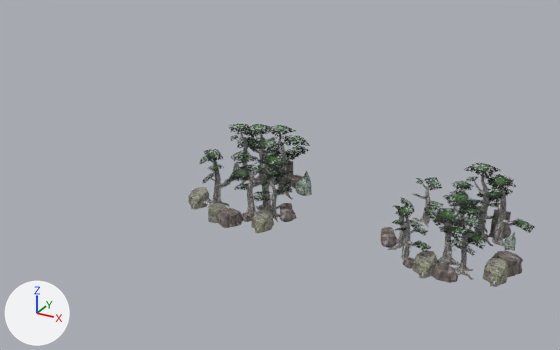
A saved change to the glTF model game/levels/level_01/sm_meda_terrain_objects.gltf.
Camera for both pictures: a camera (50 mm lens) standing at (43.4, -157.8, 88.1) and looking at (-44.2, 1.5, 8.5). Every picture has the same lights, and +X, +Y and +Z are marked at lower left. Where no turn or scale is listed for an object, it has been applied to the vertices.

In view in the first picture: 'Rock_2', 'Rock_7', 'Tree_1', 'Tree_11', 'Tree_12', 'Tree_13', 'Tree_14', 'Tree_16', 'Tree_3', 'Tree_4', 'Tree_5', 'Tree_9'.
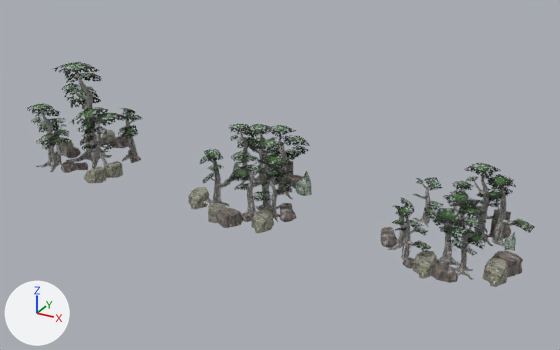
Location of each change, (x1, y1, x2, y2) in pixels of the pictures (560 x 350 px):
'Tree_13.001', added: after (55, 62, 129, 168)
'Tree_13.002', added: after (27, 104, 72, 172)
'Tree_16.001', added: after (118, 108, 142, 162)
'Tree_11.001', added: after (80, 126, 118, 168)
'Rock_17.001', added: after (84, 166, 106, 183)
'Rock_17.003', added: after (104, 161, 123, 178)
'Tree_13.003', added: after (43, 118, 69, 157)
'Rock_15.001', added: after (112, 135, 129, 148)
'Rock_17.005', added: after (102, 130, 115, 146)
'Rock_15.004', added: after (61, 161, 76, 173)
'Rock_15.005', added: after (66, 147, 81, 158)
'Rock_17.002', added: after (56, 141, 74, 154)
'Tree_16.002', added: after (82, 118, 107, 148)
'Rock_15.003', added: after (75, 162, 88, 170)
'Rock_14.002', added: after (130, 156, 141, 163)
'Rock_14.001', added: after (128, 150, 137, 156)

The change, as a list of edits to the scene's bpy script:
```text
Add ob_rock_15_005:
    ob_rock_15_005 = bpy.data.objects.new('Rock_15.005', me_cube_032)  # 93 vertices, 170 faces; spans x -1.99..1.74, y -2.38..2.14, z -0.59..2.23; in mat_material_022 (picture img_tex_rock_5)
    ob_rock_15_005.location = (-114.8, 1.5, 0.3)
Add ob_tree_16_002:
    ob_tree_16_002 = bpy.data.objects.new('Tree_16.002', me_mesh_024)  # 356 vertices, 514 faces; spans x -3.65..2.97, y -4.54..2.14, z -0.46..9.67; in mat_branch_020 (picture img_tex_branch_1), mat_leaves_020 (picture img_tex_leaves_1), mat_bark_020 (picture img_tex_tree_1)
    ob_tree_16_002.location = (-112.4, 10.8, 0.4)
Add ob_tree_13_003:
    ob_tree_13_003 = bpy.data.objects.new('Tree_13.003', me_mesh_023)  # 393 vertices, 606 faces; spans x -4.21..3.7, y -5.32..5.7, z -0.52..11.36; in mat_bark_019 (picture img_tex_tree_1), mat_branch_019 (picture img_tex_branch_1), mat_leaves_019 (picture img_tex_leaves_1)
    ob_tree_13_003.location = (-117.6, -1.7, 1.0)
Add ob_tree_13_002:
    ob_tree_13_002 = bpy.data.objects.new('Tree_13.002', me_mesh_022)  # 393 vertices, 606 faces; spans x -7.5..8.8, y -7.2..6.4, z -0.8..18.5; in mat_bark_018 (picture img_tex_tree_1), mat_branch_018 (picture img_tex_branch_1), mat_leaves_018 (picture img_tex_leaves_1)
    ob_tree_13_002.location = (-112.4, -8.8, 1.3)
Add ob_tree_16_001:
    ob_tree_16_001 = bpy.data.objects.new('Tree_16.001', me_mesh_021)  # 356 vertices, 514 faces; spans x -7.4..3.5, y -4.8..5.5, z -0.7..15.5; in mat_branch_017 (picture img_tex_branch_1), mat_leaves_017 (picture img_tex_leaves_1), mat_bark_017 (picture img_tex_tree_1)
    ob_tree_16_001.location = (-99.1, 10.5, 0.1)
Add ob_rock_15_004:
    ob_rock_15_004 = bpy.data.objects.new('Rock_15.004', me_cube_031)  # 93 vertices, 170 faces; spans x -2.12..2.31, y -2.05..1.42, z -0.37..2.24; in mat_material_021 (picture img_tex_rock_5)
    ob_rock_15_004.location = (-107.6, -8.4, 0.8)
Add ob_rock_15_003:
    ob_rock_15_003 = bpy.data.objects.new('Rock_15.003', me_cube_030)  # 93 vertices, 170 faces; spans x -2.17..2.17, y -1.77..2.34, z -0.71..2.23; in mat_material_020 (picture img_tex_rock_5)
    ob_rock_15_003.location = (-105.5, -6.1, 0.2)
Add ob_rock_15_002:
    ob_rock_15_002 = bpy.data.objects.new('Rock_15.002', me_cube_029)  # 93 vertices, 170 faces; spans x -2.51..2.44, y -2.66..2.9, z -0.89..2.8; in mat_material_019 (picture img_tex_rock_5)
    ob_rock_15_002.location = (-107.7, 3.5, 0.3)
Add ob_rock_15_001:
    ob_rock_15_001 = bpy.data.objects.new('Rock_15.001', me_cube_028)  # 93 vertices, 170 faces; spans x -2.32..2.8, y -2.59..2.76, z -0.19..2.69; in mat_material_018 (picture img_tex_rock_5)
    ob_rock_15_001.location = (-107.4, 14.4, 0.3)
Add ob_rock_17_005:
    ob_rock_17_005 = bpy.data.objects.new('Rock_17.005', me_cube_027)  # 60 vertices, 108 faces; spans x -2.33..2.03, y -2.1..2.44, z -0.55..3.28; in mat_material_017 (picture img_tex_rock_4)
    ob_rock_17_005.location = (-111.1, 13.3, 1.0)
Add ob_rock_14_002:
    ob_rock_14_002 = bpy.data.objects.new('Rock_14.002', me_cube_025)  # 93 vertices, 170 faces; spans x -1.95..1.49, y -1.0..1.53, z -0.79..1.63; in mat_material_015 (picture img_tex_rock_5)
    ob_rock_14_002.location = (-93.0, 4.0, 1.6)
Add ob_rock_14_001:
    ob_rock_14_001 = bpy.data.objects.new('Rock_14.001', me_cube_024)  # 93 vertices, 170 faces; spans x -1.42..1.31, y -0.83..1.27, z -0.09..1.32; in mat_material_014 (picture img_tex_rock_5)
    ob_rock_14_001.location = (-97.9, 8.4, 1.1)
Add ob_rock_17_003:
    ob_rock_17_003 = bpy.data.objects.new('Rock_17.003', me_cube_023)  # 60 vertices, 108 faces; spans x -2.99..3.02, y -2.53..2.4, z -0.25..3.7; in mat_material_013 (picture img_tex_rock_4)
    ob_rock_17_003.location = (-96.1, -3.6, -0.2)
Add ob_tree_11_001:
    ob_tree_11_001 = bpy.data.objects.new('Tree_11.001', me_mesh_007)  # 393 vertices, 606 faces; spans x -8.87..2.2, y -3.87..7.82, z -1.83..11.21; in mat_bark_016 (picture img_tex_tree_1), mat_branch_016 (picture img_tex_branch_1), mat_leaves_016 (picture img_tex_leaves_1)
    ob_tree_11_001.location = (-97.2, -4.2, 1.5)
Add ob_rock_17_002:
    ob_rock_17_002 = bpy.data.objects.new('Rock_17.002', me_cube_022)  # 60 vertices, 108 faces; spans x -2.35..2.72, y -2.94..2.72, z -0.68..4.05; in mat_material_012 (picture img_tex_rock_4)
    ob_rock_17_002.location = (-119.6, 3.3, -0.2)
Add ob_rock_17_001:
    ob_rock_17_001 = bpy.data.objects.new('Rock_17.001', me_cube_021)  # 60 vertices, 108 faces; spans x -2.99..3.02, y -2.53..2.4, z -0.25..3.7; in mat_material_011 (picture img_tex_rock_4)
    ob_rock_17_001.location = (-97.8, -8.8, -0.2)
Add ob_tree_13_001:
    ob_tree_13_001 = bpy.data.objects.new('Tree_13.001', me_mesh_002)  # 393 vertices, 606 faces; spans x -12.2..14.4, y -10.6..9.6, z -1.3..29.0; in mat_bark_015 (picture img_tex_tree_1), mat_branch_015 (picture img_tex_branch_1), mat_leaves_015 (picture img_tex_leaves_1)
    ob_tree_13_001.location = (-106.1, 1.1, 1.3)
```
